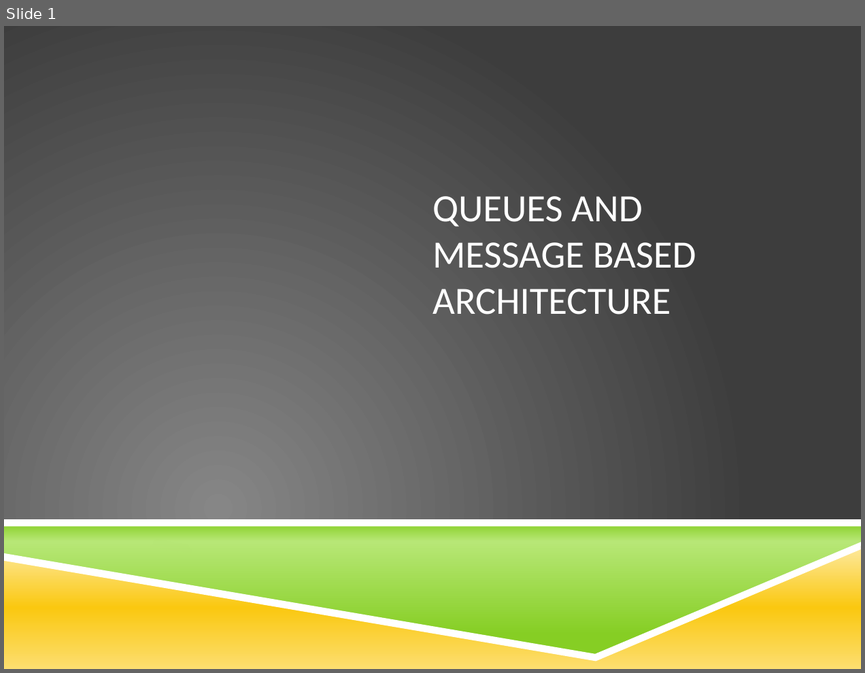
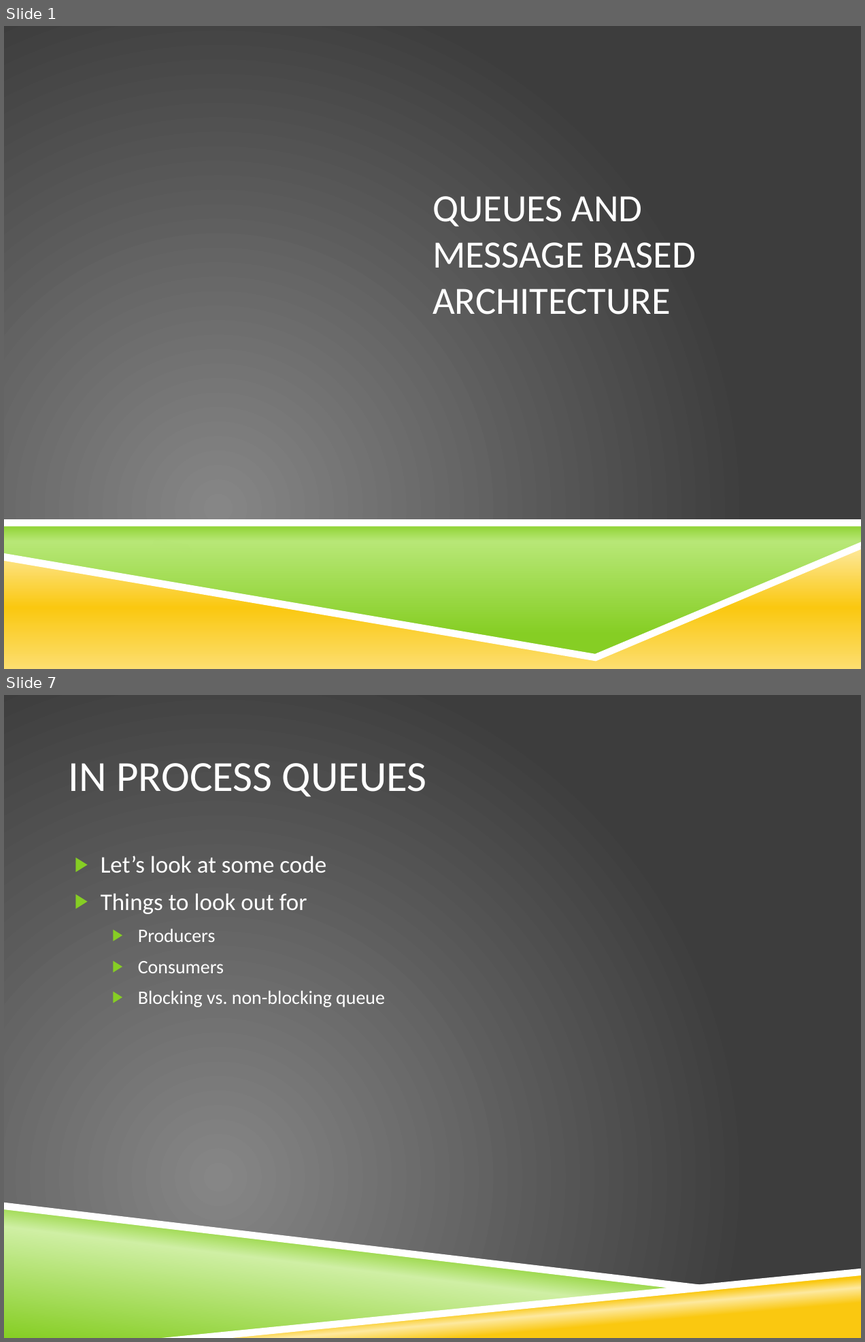
Before and after one commit to stimms/Queues, a slide deck: Queues and message based architecture.pptx. Shown one above the other, each under a label of ours: slide 1 before the commit, slides 1 and 7 after it; the slides between them are not shown. The pictures are 865x673 and 865x1342 pixels, drawn with LibreOffice and Linux fonts; fonts in the diff are those of the drawing; background and template pictures are left out. Boxes give left, top, right and bottom in pixels: in the first picture for what was removed or moved away, otherwise in the second. Text is boxed around its words. In the diff, an @@ line names an element or a change of style, - is before the commit and + after.

```diff
--- a/Queues and message based architecture.pptx
+++ b/Queues and message based architecture.pptx
@@ slide 7 added at bbox=[4, 695, 861, 1338], background picture (left out) @@
@@ title added at bbox=[68, 763, 427, 797], 36 pt, text #FFFFFF @@
+IN PROCESS QUEUES
@@ text added at bbox=[101, 855, 385, 1007], 16 pt, text #FFFFFF @@
+▶ Let’s look at some code
+▶ Things to look out for
+  ▶ Producers
+  ▶ Consumers
+  ▶ Blocking vs. non-blocking queue
@@ freeform shape added at bbox=[4, 1202, 717, 1289], fill #FFFFFF @@
@@ freeform shape added at bbox=[4, 1206, 683, 1338], fill gradient #86CE24 to #CFEFA4 @@
@@ freeform shape added at bbox=[162, 1268, 861, 1338], fill #FFFFFF @@
@@ freeform shape added at bbox=[173, 1271, 861, 1338], fill gradient #FAC810 to #FDE99F @@
```
Also in this commit, not shown: 14 other slides added, 1 slide removed, 4 other files.
